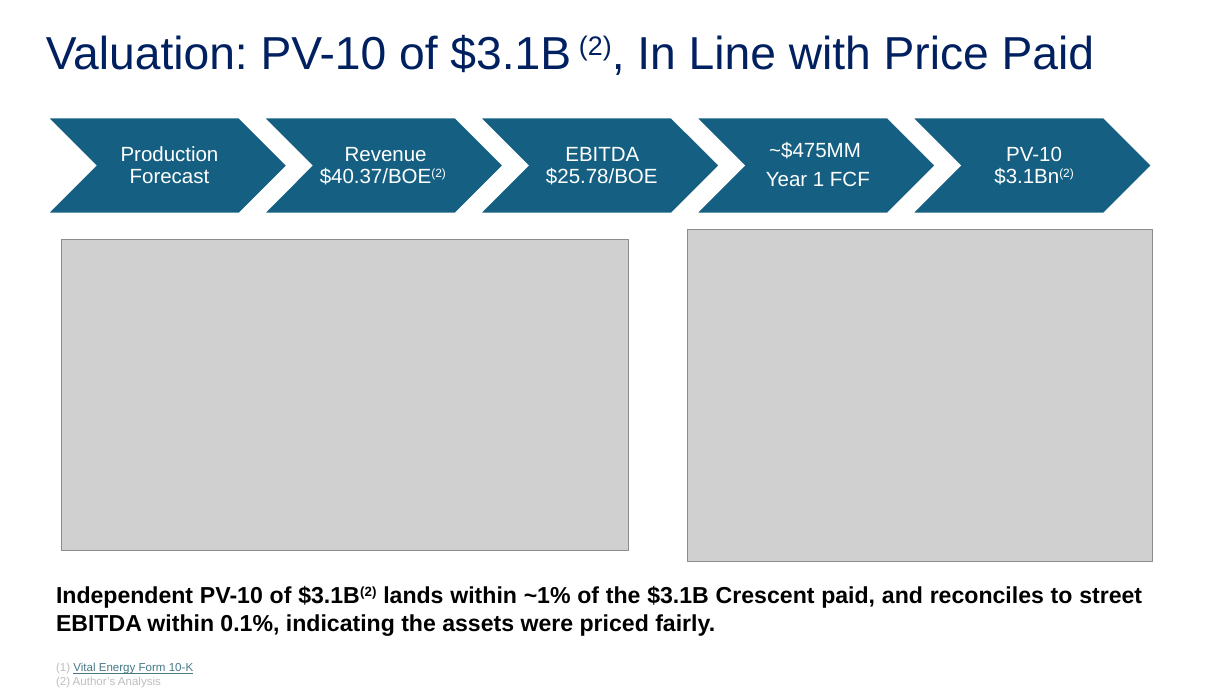
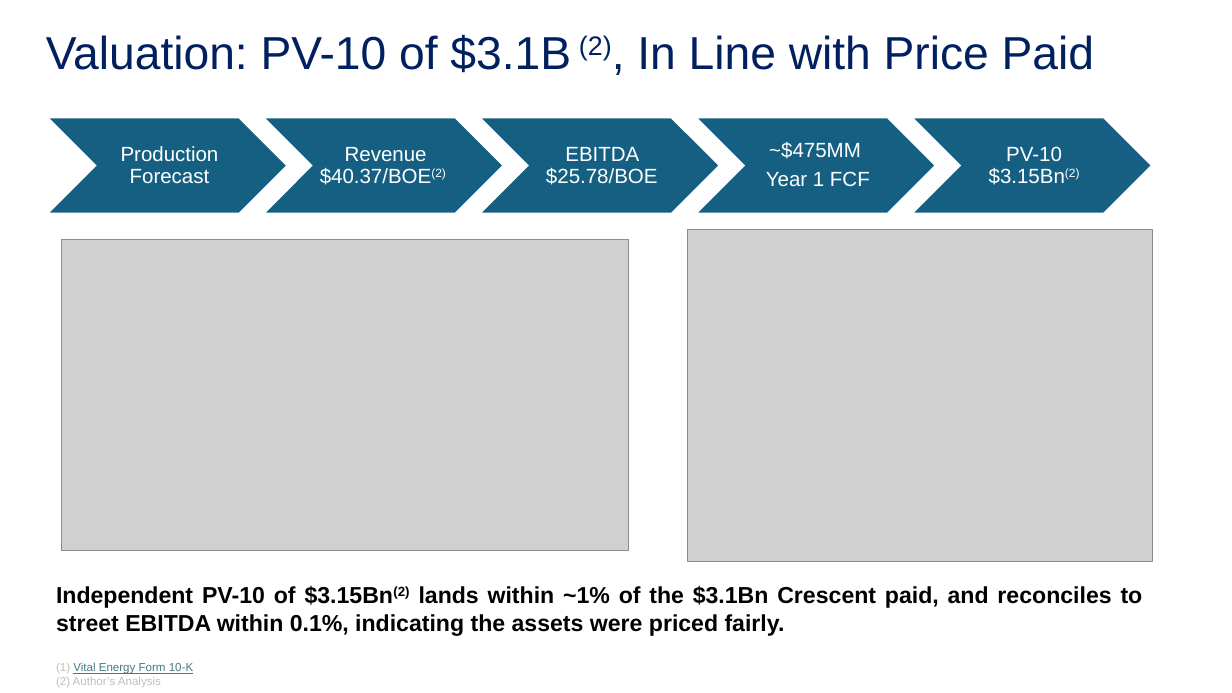
Before and after one commit to Vandan-03/Indpendent-Study, a slide deck: slide 4 of Presentation/Independent Asset Valuation Study.pptx. Drawn at 1232x693 pixels with LibreOffice and Linux fonts; fonts in the diff are those of the drawing; grey boxes stand for pictures. Boxes give left, top, right and bottom in pixels: in the first picture for what was removed or moved away, otherwise in the second. Text is boxed around its words. In the diff, an @@ line names an element or a change of style, - is before the commit and + after.

```diff
--- a/Presentation/Independent Asset Valuation Study.pptx
+++ b/Presentation/Independent Asset Valuation Study.pptx
@@ text at box(989, 146, 1079, 185): text changed @@
-PV-10 $3.1Bn(2)
+PV-10 $3.15Bn(2)
@@ text at box(56, 586, 1143, 636): text changed @@
-Independent PV-10 of $3.1B(2) lands within ~1% of the $3.1B Crescent paid, and reconciles to street EBITDA within 0.1%, indicating the assets were priced fairly.
+Independent PV-10 of $3.15Bn(2) lands within ~1% of the $3.1Bn Crescent paid, and reconciles to street EBITDA within 0.1%, indicating the assets were priced fairly.
```
Also in this commit, not shown: 2 other slides changed, 1 other file.
